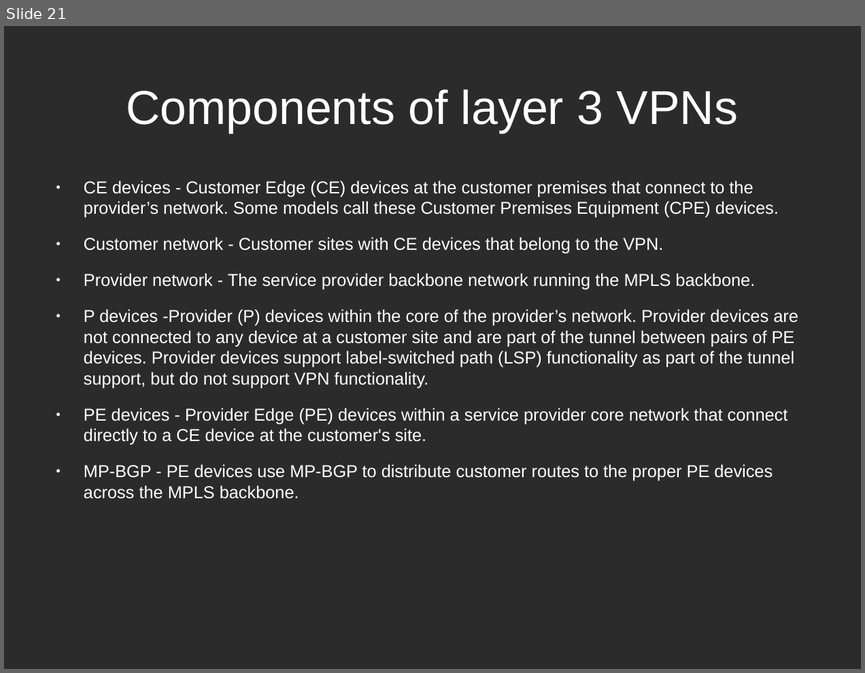
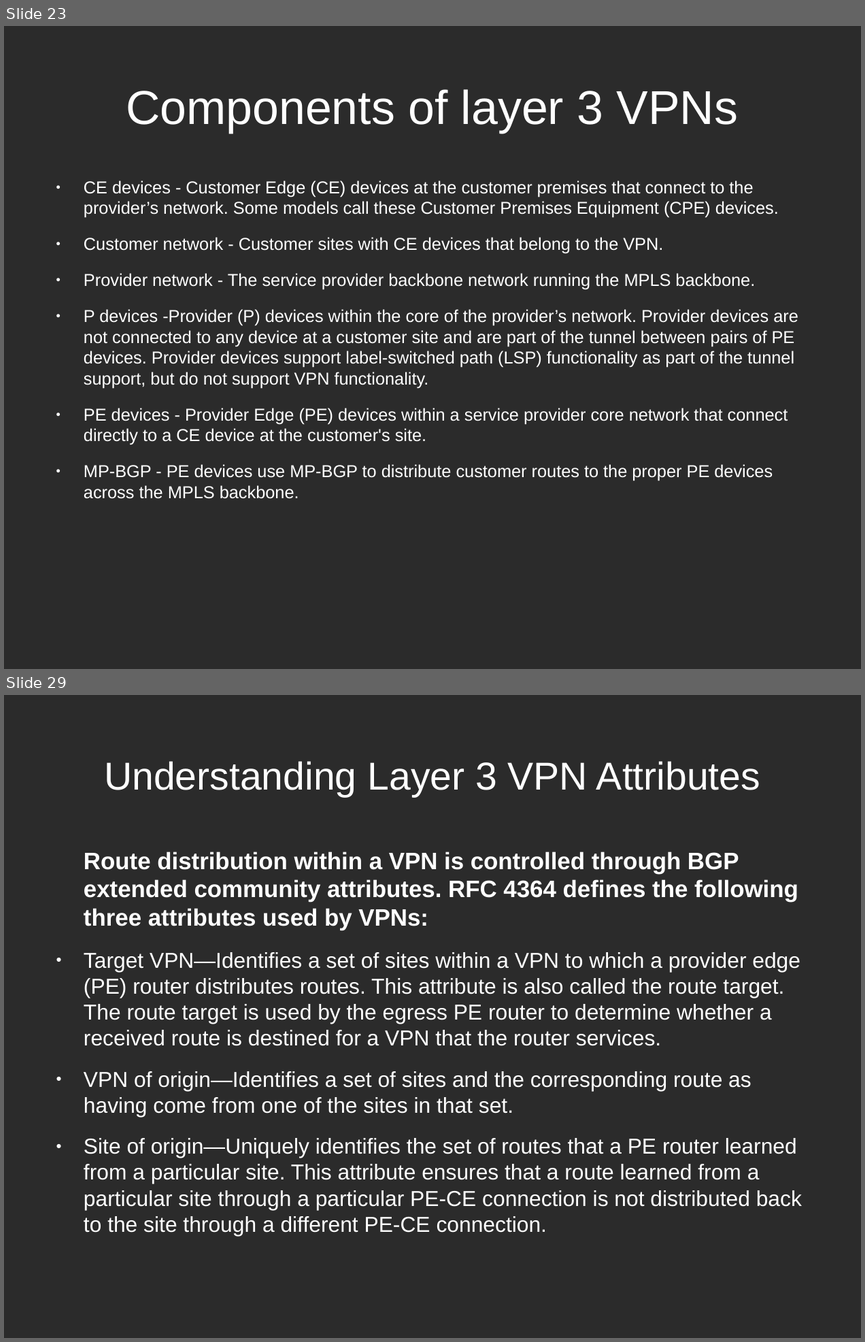
Before and after one commit to hoangphuocbk/tungsten-document, a slide deck: Networking-Tungsten.odp. Shown one above the other, each under a label of ours: slide 21 before the commit, slides 23 and 29 after it; the slides between them are not shown. The pictures are 865x673 and 865x1342 pixels, drawn with LibreOffice and Linux fonts; fonts in the diff are those of the drawing; background and template pictures are left out; a plain dark background stands for a picture behind light text. Boxes give left, top, right and bottom in pixels: in the first picture for what was removed or moved away, otherwise in the second. Text is boxed around its words. In the diff, an @@ line names an element or a change of style, - is before the commit and + after.

```diff
--- a/Networking-Tungsten.odp
+++ b/Networking-Tungsten.odp
@@ slide 29 added at <box>4,695,861,1338</box>, background picture (left out) @@
@@ title added at <box>104,761,760,797</box>, 36 pt, text #FFFFFF @@
+Understanding Layer 3 VPN Attributes
@@ text added at <box>84,851,802,1209</box>, 20 pt, text #FFFFFF @@
+Route distribution within a VPN is controlled through BGP extended community attributes. RFC 4364 defines the following three attributes used by VPNs:
+● Target VPN—Identifies a set of sites within a VPN to which a provider edge (PE) router distributes routes. This attribute is also called the route target. The route target is used by the egress PE router to determine whether a received route is destined for a VPN that the router services.
+● VPN of origin—Identifies a set of sites and the corresponding route as having come from one of the sites in that set.
+● Site of origin—Uniquely identifies the set of routes that a PE router learned from a particular site. This attribute ensures that a route learned from a particular site through a particular PE-CE connection is not distributed back to the site through a different PE-CE connection.
@@ what was slide 21 is now slide 23 @@
```
Also in this commit, not shown: 2 slides changed, 8 other slides added, 1 slide removed.
